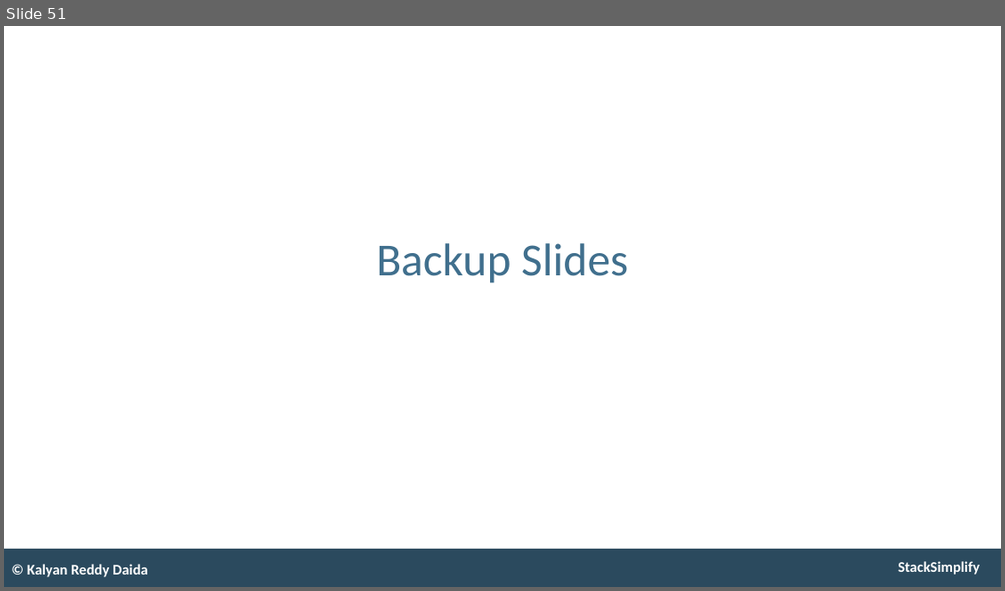
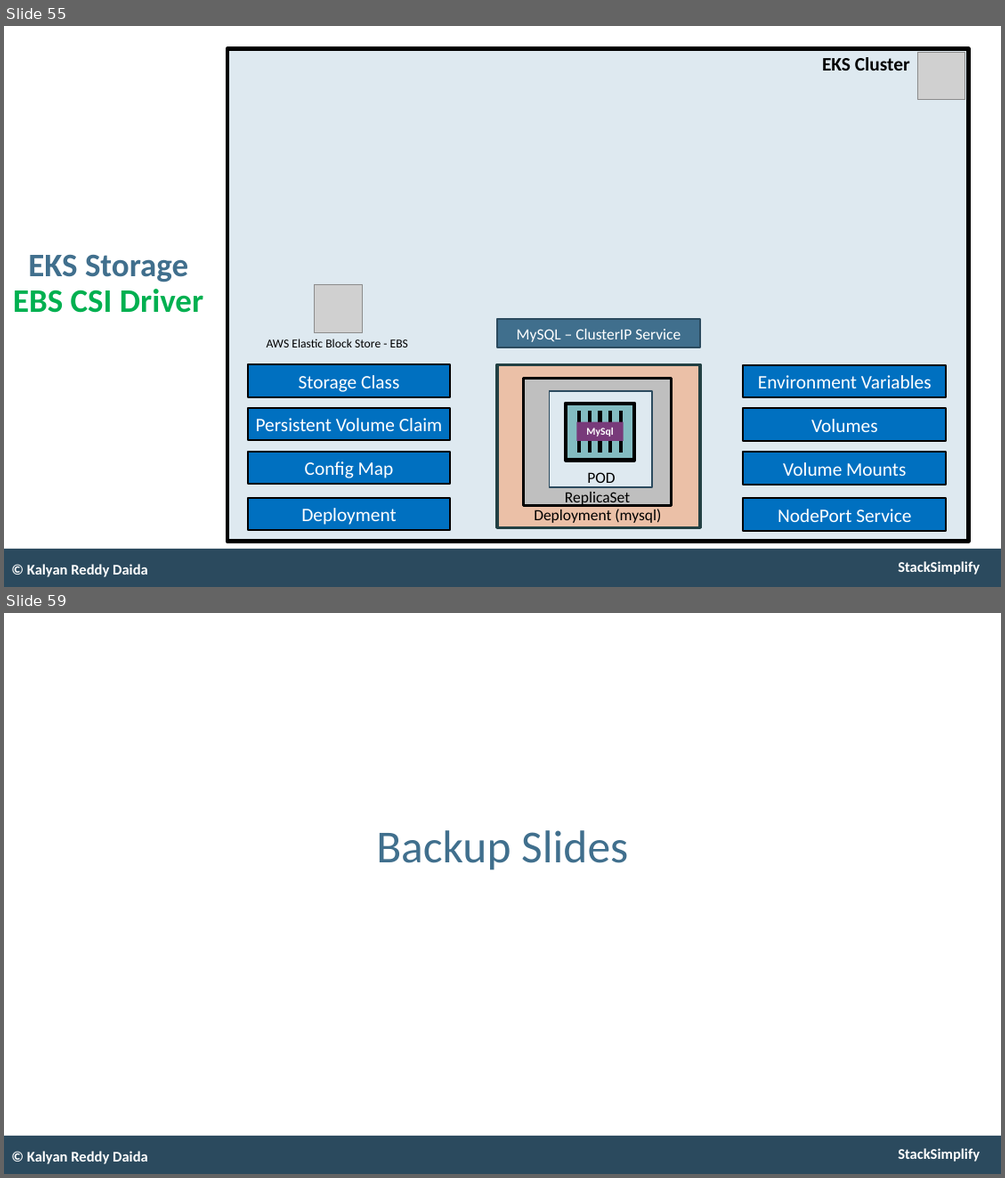
Before and after one commit to stacksimplify/aws-eks-kubernetes-masterclass, a slide deck: presentation/AWS-Fargate-and-EKS-Masterclass.pptx. Shown one above the other, each under a label of ours: slide 51 before the commit, slides 55 and 59 after it; the slides between them are not shown. The pictures are 1005x591 and 1005x1178 pixels, drawn with LibreOffice and Linux fonts; fonts in the diff are those of the drawing; grey boxes stand for pictures. Boxes give left, top, right and bottom in pixels: in the first picture for what was removed or moved away, otherwise in the second. Text is boxed around its words. In the diff, an @@ line names an element or a change of style, - is before the commit and + after.

```diff
--- a/presentation/AWS-Fargate-and-EKS-Masterclass.pptx
+++ b/presentation/AWS-Fargate-and-EKS-Masterclass.pptx
@@ slide 55 added at [4, 26, 1001, 587], background #FFFFFF; not listed: 2 template elements that a slide beside it also shows @@
@@ rectangle added at [227, 49, 969, 541], fill #DEE9F0, outline #000000 5 pt @@
@@ picture added at [917, 52, 964, 99] @@
@@ text added at [822, 57, 910, 70], 22 pt, text #000000, bold @@
+EKS Cluster
@@ title added at [13, 255, 203, 313], 38 pt, text #00B050, bold @@
+EKS Storage
+EBS CSI Driver
@@ picture added at [314, 284, 362, 332] @@
@@ rectangle added at [497, 319, 701, 347], fill #406F8D, outline #2B4A5E 2 pt, 18 pt, text #FFFFFF @@
+MySQL – ClusterIP Service
@@ text added at [267, 338, 408, 347], 14 pt, text #000000 @@
+AWS Elastic Block Store - EBS
@@ rectangle added at [248, 364, 451, 396], fill #0070C0, outline #000000 2 pt, 22 pt, text #FFFFFF @@
+Storage Class
@@ rectangle added at [497, 364, 701, 527], fill #EBC0A7, outline #224043 3.5 pt @@
@@ rectangle added at [743, 365, 946, 397], fill #0070C0, outline #000000 2 pt, 22 pt, text #FFFFFF @@
+Environment Variables
@@ rectangle added at [524, 378, 672, 506], fill #BFBFBF, outline #000000 3 pt @@
@@ rectangle added at [549, 391, 652, 487], fill #DEE9F0, outline #2B4A5E 2 pt @@
@@ rectangle added at [248, 408, 451, 441], fill #0070C0, outline #000000 2 pt, 22 pt, text #FFFFFF @@
+Persistent Volume Claim
@@ group added at [566, 403, 634, 460]: 5 lines, 2 rectangles @@
+MySql
@@ rectangle added at [743, 409, 946, 441], fill #0070C0, outline #000000 2 pt, 22 pt, text #FFFFFF @@
+Volumes
@@ rectangle added at [248, 451, 451, 483], fill #0070C0, outline #000000 2 pt, 22 pt, text #FFFFFF @@
+Config Map
@@ rectangle added at [743, 451, 946, 483], fill #0070C0, outline #000000 2 pt, 22 pt, text #FFFFFF @@
+Volume Mounts
@@ text added at [587, 472, 615, 487], 18 pt, text #000000 @@
+POD
@@ rectangle added at [248, 498, 451, 530], fill #0070C0, outline #000000 2 pt, 22 pt, text #FFFFFF @@
+Deployment
@@ text added at [565, 491, 630, 507], 18 pt, text #000000 @@
+ReplicaSet
@@ rectangle added at [743, 499, 946, 531], fill #0070C0, outline #000000 2 pt, 22 pt, text #FFFFFF @@
+NodePort Service
@@ text added at [534, 508, 661, 523], 18 pt, text #000000 @@
+Deployment (mysql)
@@ text added at [27, 564, 148, 577], 17 pt, text #FFFFFF, bold @@
+© Kalyan Reddy Daida
@@ what was slide 51 is now slide 59 @@
```
Also in this commit, not shown: 9 other slides added, 3 other files.
